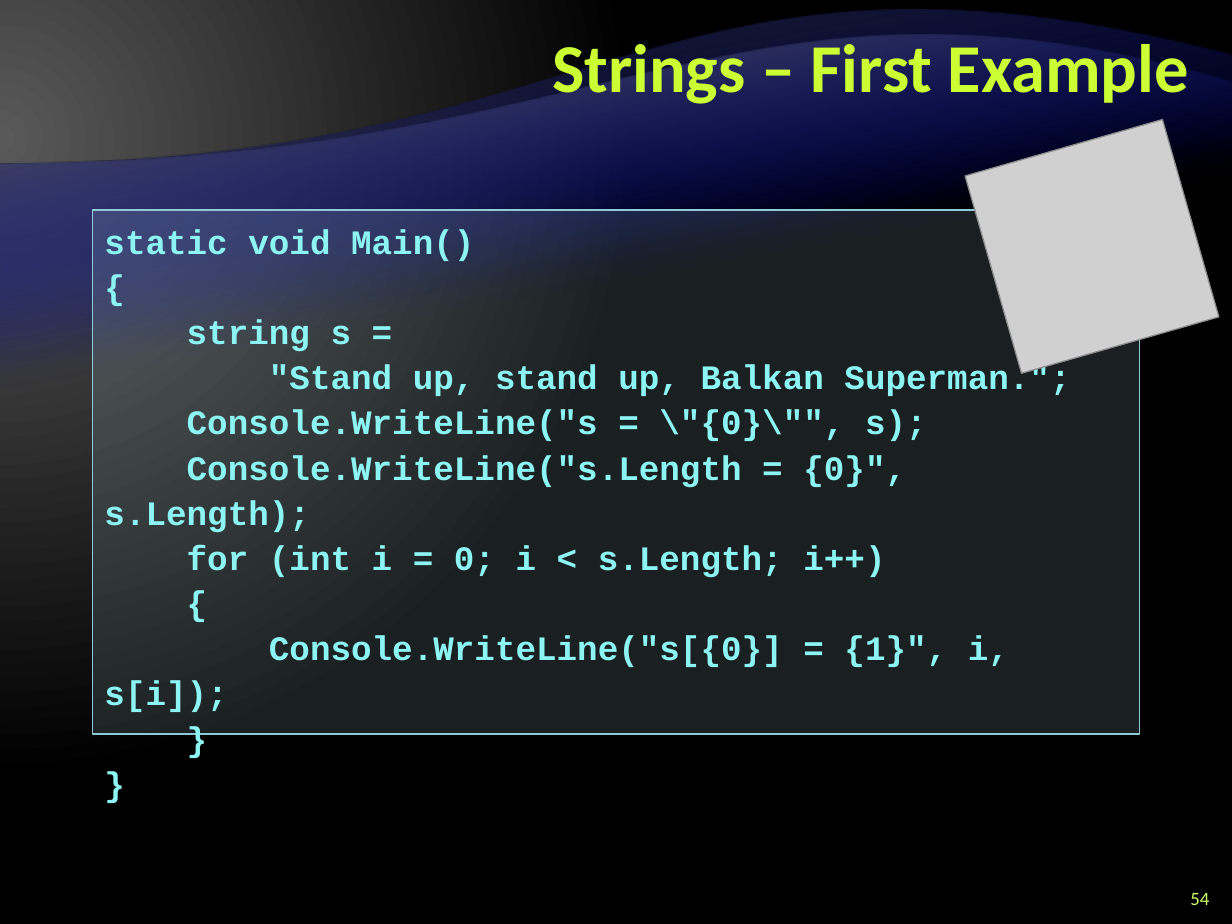
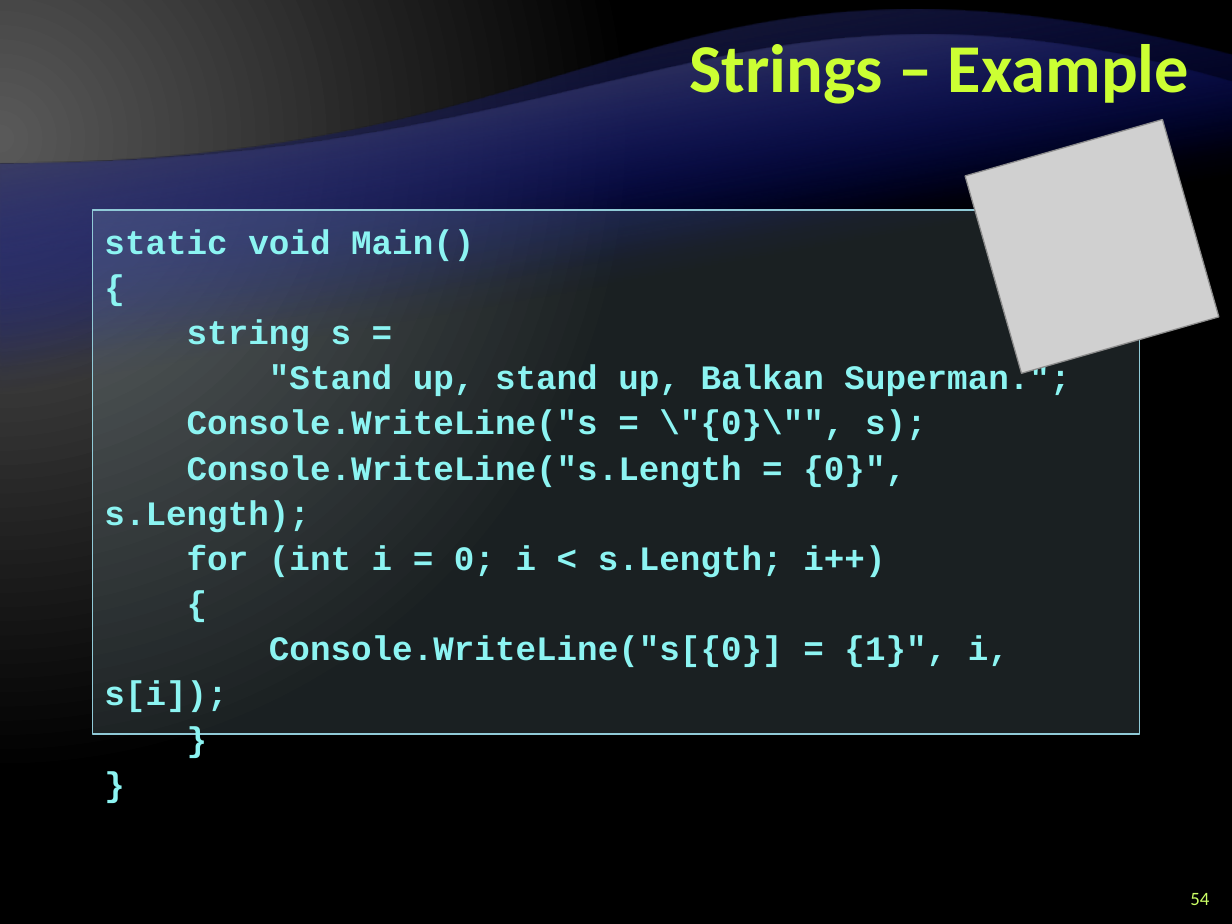
Before and after one commit to Graveheart/aspnetcourse, a slide deck: slide 54 of lectures/3. CSharp Language Overview - Part II.pptx. Drawn at 1232x924 pixels with LibreOffice and Linux fonts; fonts in the diff are those of the drawing; grey boxes stand for pictures; background and template pictures are left out. Boxes give left, top, right and bottom in pixels: in the first picture for what was removed or moved away, otherwise in the second. Text is boxed around its words. In the diff, an @@ line names an element or a change of style, - is before the commit and + after.

```diff
--- a/lectures/3. CSharp Language Overview - Part II.pptx
+++ b/lectures/3. CSharp Language Overview - Part II.pptx
@@ title at (690,35,1189,104): text changed @@
-Strings – First Example
+Strings – Example
```
Also in this commit, not shown: 26 other slides changed.
